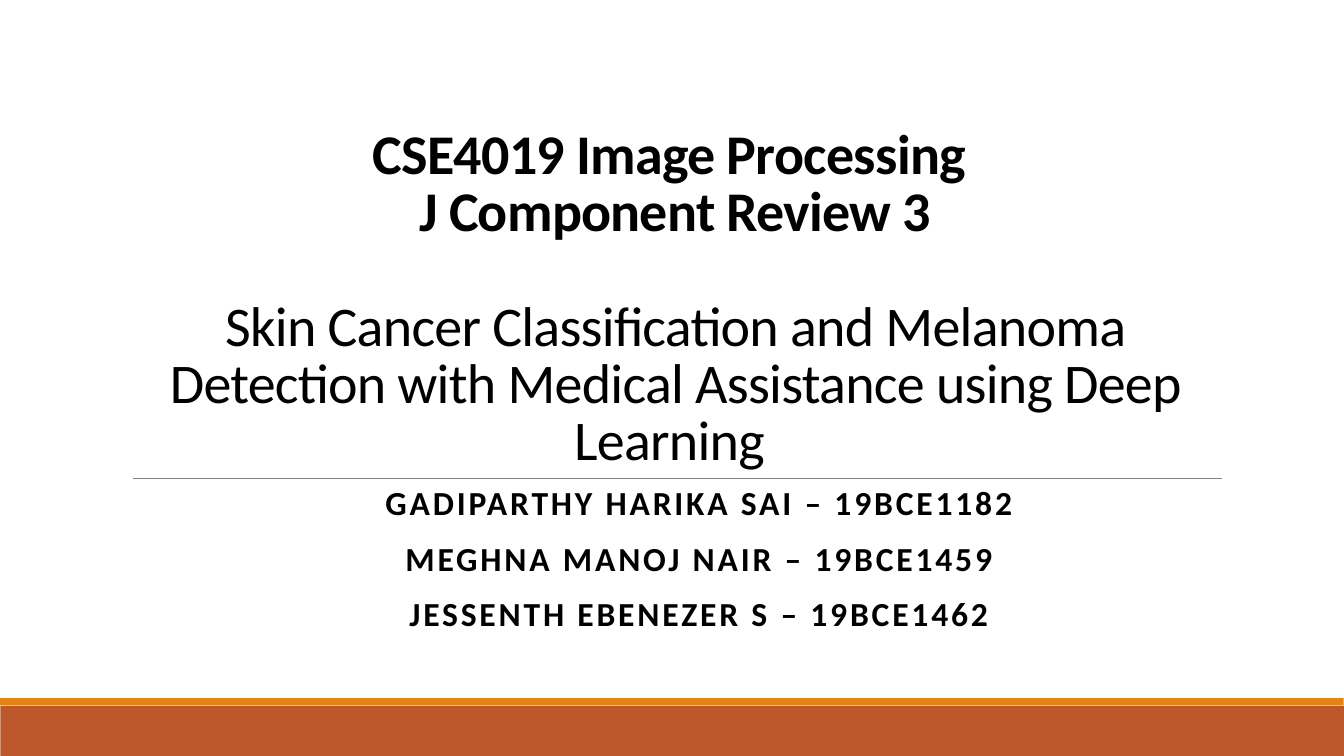
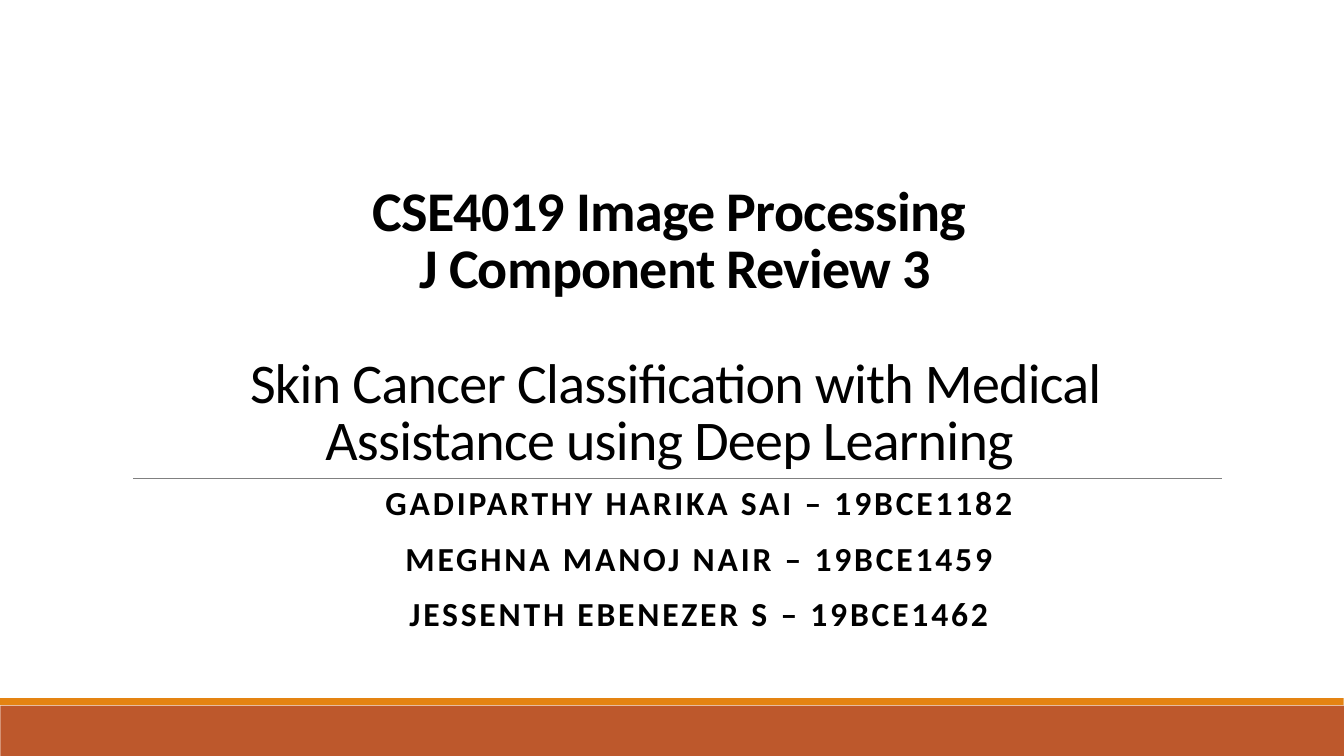
Before and after one commit to sm1else-bot/ip-skin-cancer-classification, a slide deck: slide 1 of Review 3.pptx. Drawn at 1344x756 pixels with LibreOffice and Linux fonts; fonts in the diff are those of the drawing. Boxes give left, top, right and bottom in pixels: in the first picture for what was removed or moved away, otherwise in the second. Text is boxed around its words. In the diff, an @@ line names an element or a change of style, - is before the commit and + after.

```diff
--- a/Review 3.pptx
+++ b/Review 3.pptx
@@ title at bbox=[250, 191, 1101, 470]: text changed @@
-CSE4019 Image Processing
-J Component Review 3
-Skin Cancer Classification and Melanoma Detection with Medical Assistance using Deep Learning
+CSE4019 Image Processing
+J Component Review 3
+Skin Cancer Classification with Medical Assistance using Deep Learning
```
Also in this commit, not shown: 38 other files.
